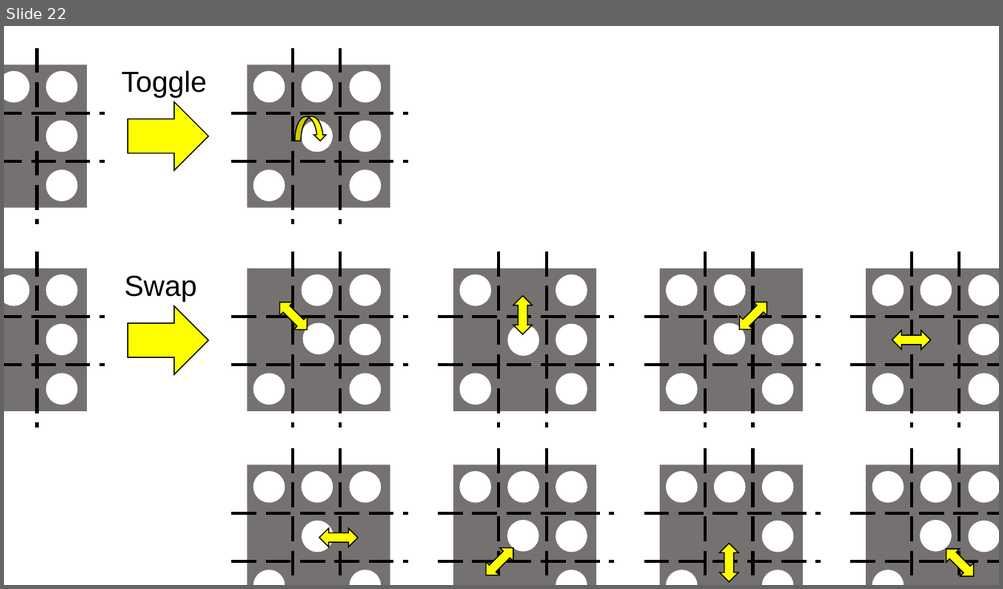
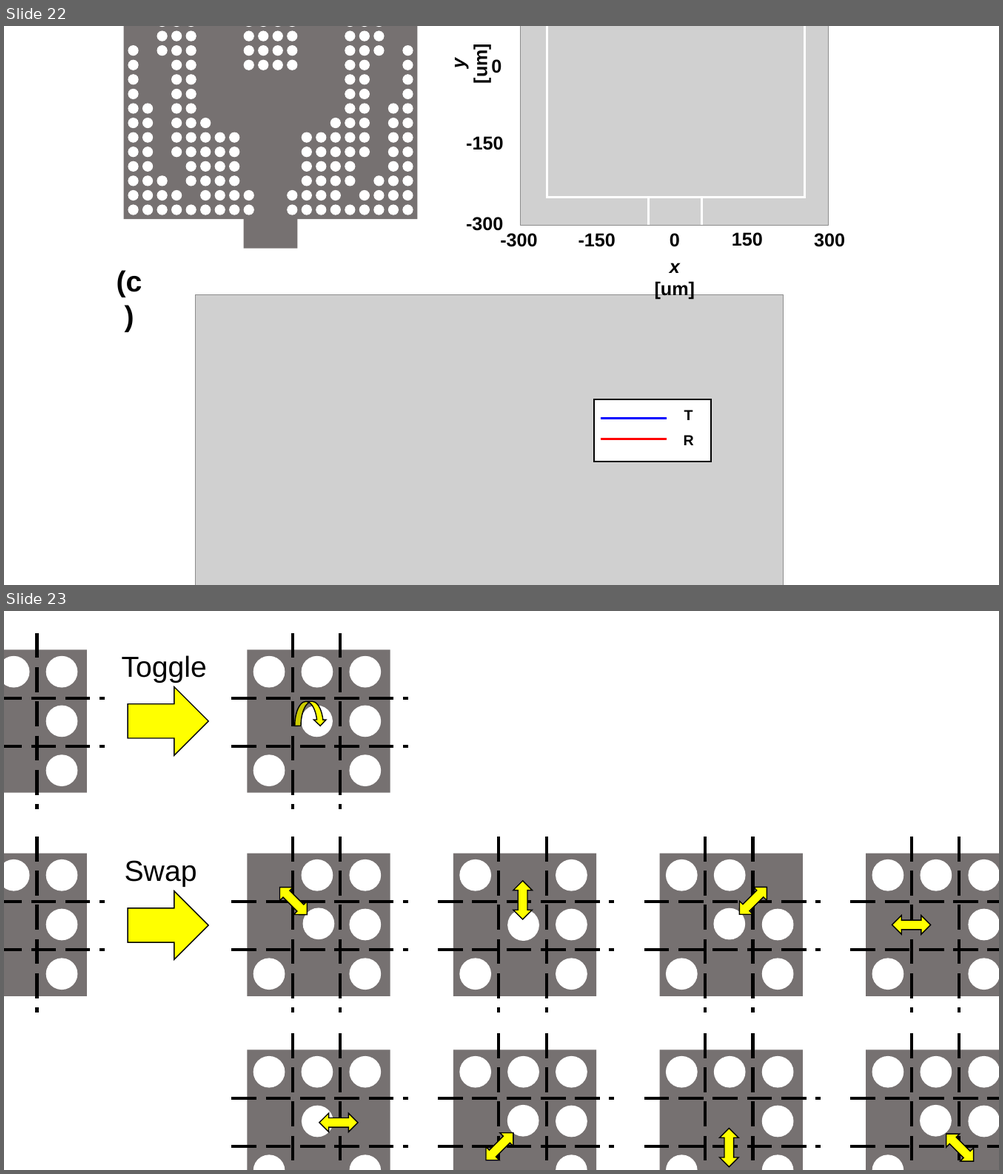
Before and after one commit to jglee96/NBTP_Lab, a slide deck: 개인/석사학위논문/그림.pptx. Shown one above the other, each under a label of ours: slide 22 before the commit, slides 22 and 23 after it. The pictures are 1003x589 and 1003x1174 pixels, drawn with LibreOffice and Linux fonts; fonts in the diff are those of the drawing; grey boxes stand for pictures. Boxes give left, top, right and bottom in pixels: in the first picture for what was removed or moved away, otherwise in the second. Text is boxed around its words. In the diff, an @@ line names an element or a change of style, - is before the commit and + after.

```diff
--- a/개인/석사학위논문/그림.pptx
+++ b/개인/석사학위논문/그림.pptx
@@ slide 22 added at (x1=4, y1=26, x2=999, y2=585), background #FFFFFF @@
@@ group added at (x1=123, y1=26, x2=845, y2=300): 160 ellipses, 10 texts, 4 rectangles, 2 lines, 1 picture @@
+-300
+300
+0
+-300
+x [um]
+0
+150
+y [um]
+-150
+-150
@@ text added at (x1=116, y1=270, x2=142, y2=298), 28 pt, text #000000, bold @@
+(c)
@@ group added at (x1=196, y1=295, x2=783, y2=585): 2 lines, 2 texts, 1 picture, 1 rectangle @@
+T
+R
@@ what was slide 22 is now slide 23 @@
```
Also in this commit, not shown: 1 other slide added, 1 slide removed, 34 other files.
